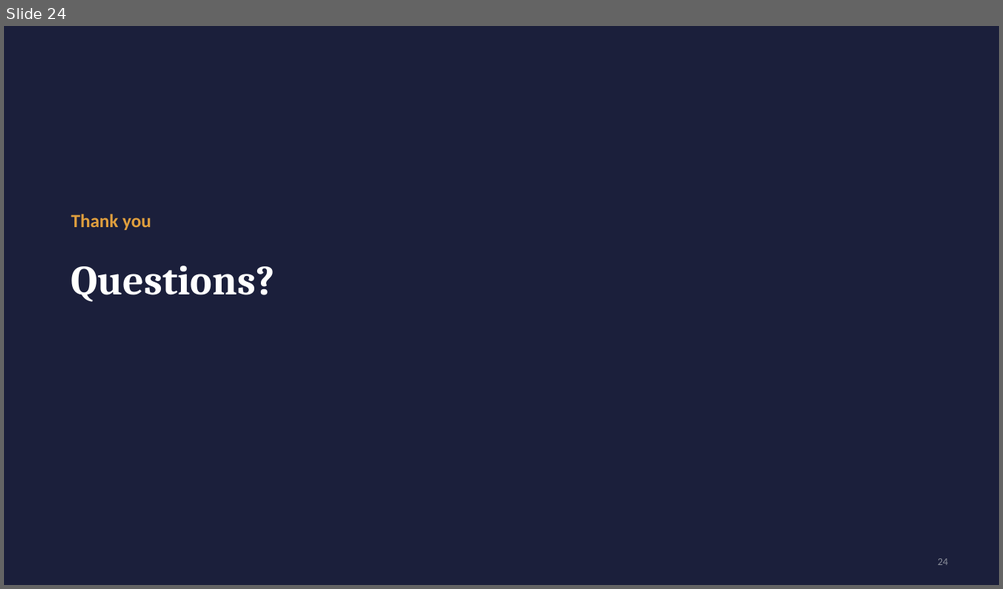
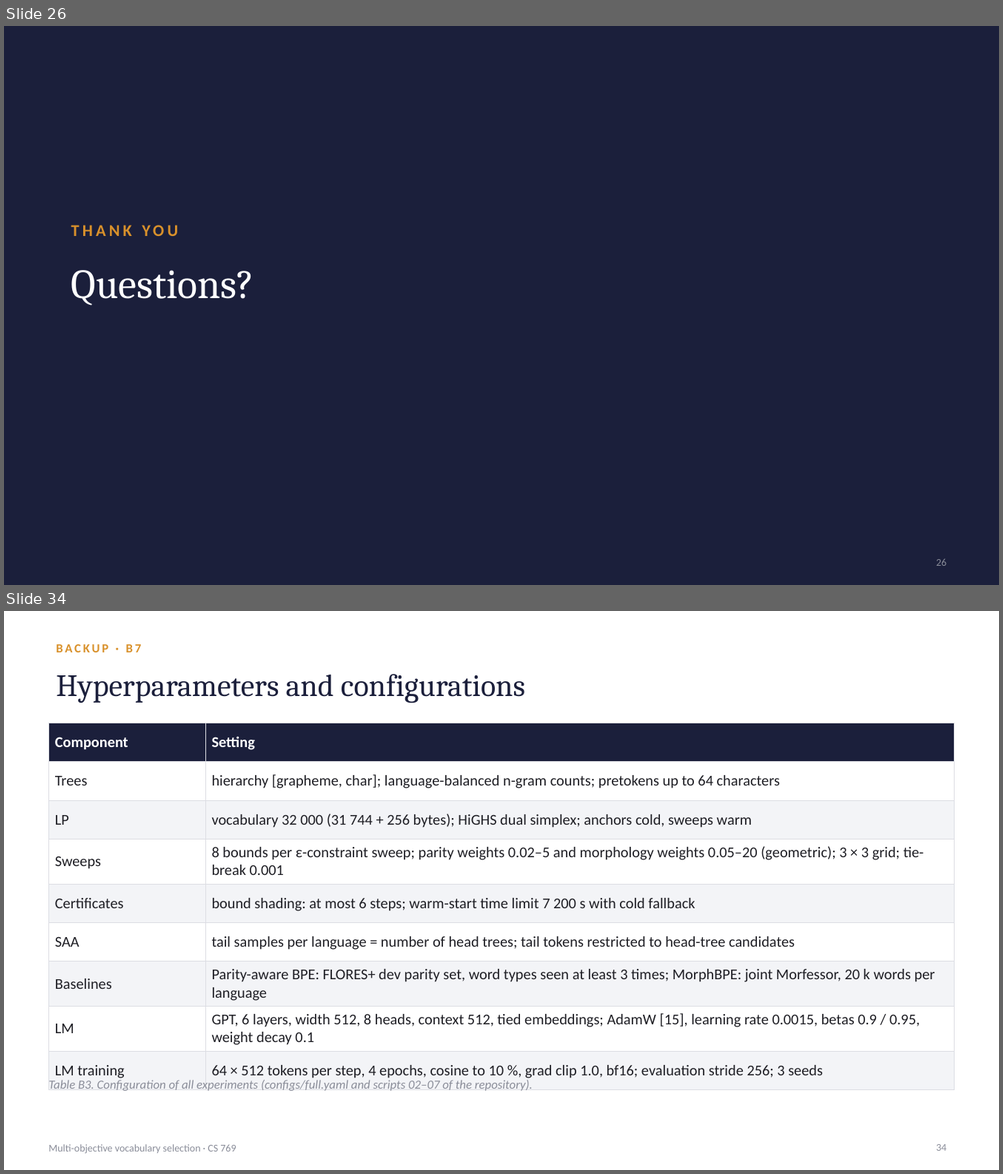
Before and after one commit to n6m9n/769, a slide deck: report/presentation.pptx. Shown one above the other, each under a label of ours: slide 24 before the commit, slides 26 and 34 after it; the slides between them are not shown. The pictures are 1003x589 and 1003x1174 pixels, drawn with LibreOffice and Linux fonts; fonts in the diff are those of the drawing. Boxes give left, top, right and bottom in pixels: in the first picture for what was removed or moved away, otherwise in the second. Text is boxed around its words. In the diff, an @@ line names an element or a change of style, - is before the commit and + after.

```diff
--- a/report/presentation.pptx
+++ b/report/presentation.pptx
@@ slide 34 added at [4,611,999,1170], background #FFFFFF @@
@@ text added at [56,644,142,652], 12 pt, text #D9912B, bold @@
+BACKUP · B7
@@ title added at [56,674,525,703], 30 pt, text #1B1F3B @@
+Hyperparameters and configurations
@@ table added at [48,723,954,1082], 9 rows, 2 columns @@
+Component | Setting
+Trees | hierarchy [grapheme, char]; language-balanced n-gram counts; pretokens up to 64 characters
+LP | vocabulary 32 000 (31 744 + 256 bytes); HiGHS dual simplex; anchors cold, sweeps warm
+Sweeps | 8 bounds per ε-constraint sweep; parity weights 0.02–5 and morphology weights 0.05–20 (geometric); 3 × 3 grid; tie-break 0.001
+Certificates | bound shading: at most 6 steps; warm-start time limit 7 200 s with cold fallback
+SAA | tail samples per language = number of head trees; tail tokens restricted to head-tree candidates
+Baselines | Parity-aware BPE: FLORES+ dev parity set, word types seen at least 3 times; MorphBPE: joint Morfessor, 20 k words per language
+LM | GPT, 6 layers, width 512, 8 heads, context 512, tied embeddings; AdamW [15], learning rate 0.0015, betas 0.9 / 0.95, weight decay 0.1
+LM training | 64 × 512 tokens per step, 4 epochs, cosine to 10 %, grad clip 1.0, bf16; evaluation stride 256; 3 seeds
@@ text added at [48,1080,532,1091], 12 pt, text #8A8D99, italic @@
+Table B3. Configuration of all experiments (configs/full.yaml and scripts 02–07 of the repository).
@@ text added at [48,1145,236,1153], 10 pt, text #8A8D99 @@
+Multi-objective vocabulary selection · CS 769
@@ page number added at [936,1145,946,1151], 10 pt, text #8A8D99 @@
+34
@@ what was slide 24 is now slide 26 @@
@@ slide 26 changed as well @@
@@ text at [71,225,178,236]: text changed; size 18 to 16 pt; text colour #E09F3E to #D9912B @@
-Thank you
+THANK YOU
@@ title "Questions?" at [71,270,255,306]: bold off @@
@@ page number added at [936,559,946,566], 10 pt, text #8A8D99 @@
+26
@@ page number removed at [937,559,948,565] @@
-24
```
Also in this commit, not shown: 17 other slides changed, 18 other slides added, 13 slides removed, 18 other files.
